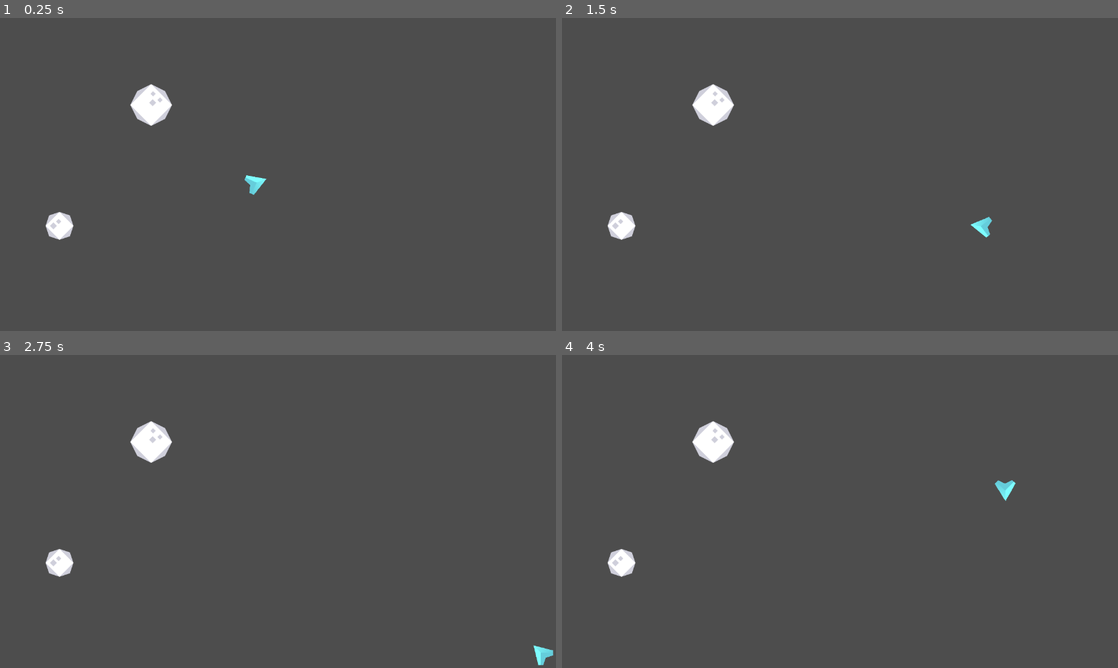
Above: before the commit, frames 1-4 (two rows, left to right).
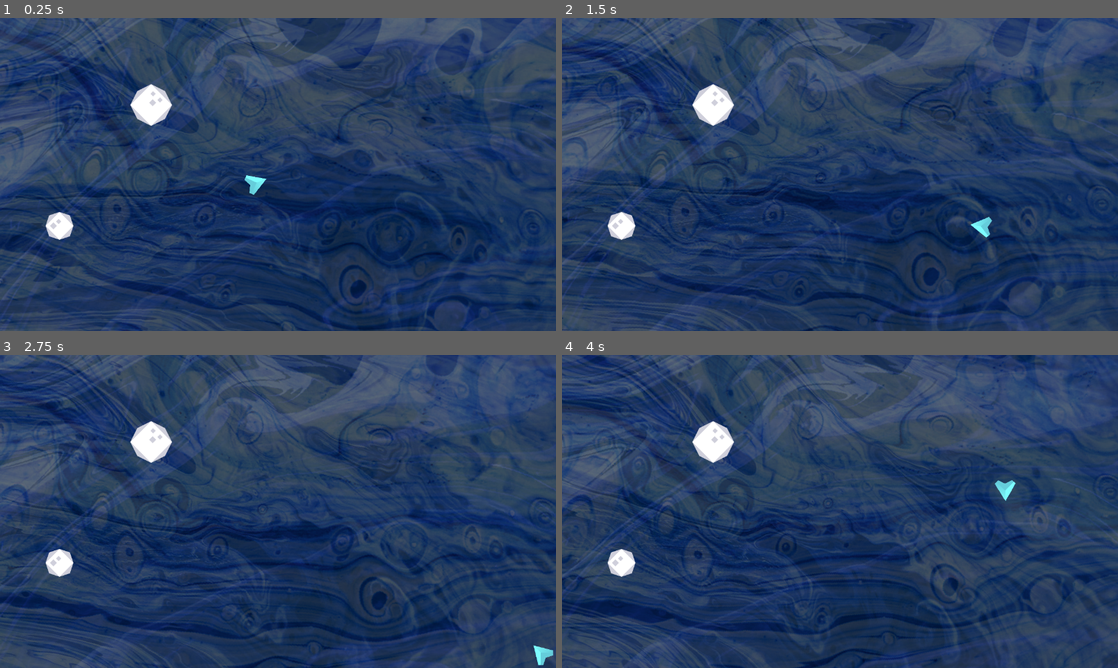
Above: after the commit, the same moments.

Repository: daredakke/sea-life
Game: Godot game, scene res://scenes/main.tscn
The game is run twice, just before and just after one commit, with the same random seed, the same clock (stepped at 60 frames per second) and the same inputs.
Inputs (mouse positions are in pixels of both pictures, inside the frame that each line leads up to):
- Up to frame 1 (0.25 s): no input
- Up to frame 2 (1.5 s): move the mouse to (962, 158) at 0.52 s; hold D (right) 0.53-1.28 s; move the mouse to (728, 190) at 1.27 s; hold S (down) from 1.28 s (still down)
- Up to frame 3 (2.75 s): move the mouse to (333, 442) at 2.02 s; release S (down) at 2.03 s; hold D (right) from 2.03 s (still down)
- Up to frame 4 (4 s): move the mouse to (812, 574) at 2.77 s; release D (right) at 2.78 s; hold W (up) 2.78-3.53 s; move the mouse to (1006, 558) at 3.52 s; hold A (left) from 3.53 s (still down)

The runs differ from the first frame. In frame 1, 93% of the frame differs, in the area x 0-100%, y 0-100%; in frame 2, 93%; in frame 3, 93%; in frame 4, 93%.

Commit message:
Add animated background

Diff:
--- /dev/null
+++ b/scenes/background.tscn
@@ -0,0 +1,28 @@
+[gd_scene load_steps=5 format=3 uid="uid://nj81u3qmrwq7"]
+
+[ext_resource type="Script" path="res://scripts/background.gd" id="1_trky1"]
+[ext_resource type="Texture2D" uid="uid://cnknsc0qqy7bh" path="res://assets/backgrounds/5-indigo.jpg" id="2_wtwqb"]
+[ext_resource type="Texture2D" uid="uid://da4dpwdyuaqr5" path="res://assets/backgrounds/4-seablue.jpg" id="3_ufkm7"]
+[ext_resource type="Texture2D" uid="uid://cx8g5k141dwxh" path="res://assets/backgrounds/3-skyblue.jpg" id="4_46vv8"]
+
+[node name="Background" type="CanvasLayer"]
+layer = -100
+script = ExtResource("1_trky1")
+base_texture = ExtResource("2_wtwqb")
+middle_texture = ExtResource("3_ufkm7")
+top_texture = ExtResource("4_46vv8")
+base_rotation = 2.0
+middle_rotation = 5.0
+top_rotation = -3.0
+
+[node name="Base" type="Sprite2D" parent="."]
+unique_name_in_owner = true
+modulate = Color(0.466667, 0.466667, 0.466667, 1)
+
+[node name="Middle" type="Sprite2D" parent="."]
+unique_name_in_owner = true
+modulate = Color(0.466667, 0.466667, 0.466667, 0.54902)
+
+[node name="Top" type="Sprite2D" parent="."]
+unique_name_in_owner = true
+modulate = Color(0.466667, 0.466667, 0.466667, 0.392157)
--- a/scenes/main.tscn
+++ b/scenes/main.tscn
@@ -1,10 +1,13 @@
-[gd_scene load_steps=4 format=3 uid="uid://dmujgct7j0jq"]
+[gd_scene load_steps=5 format=3 uid="uid://dmujgct7j0jq"]
 
 [ext_resource type="PackedScene" uid="uid://dfwhkhol7mfff" path="res://scenes/player.tscn" id="1_8if2x"]
+[ext_resource type="PackedScene" uid="uid://nj81u3qmrwq7" path="res://scenes/background.tscn" id="1_t8rk7"]
 [ext_resource type="Texture2D" uid="uid://bfm8j33xg83b1" path="res://assets/meteor_small.png" id="2_s25ni"]
 [ext_resource type="Texture2D" uid="uid://iyor7jxj58nl" path="res://assets/meteor_large.png" id="3_hkg0m"]
 
 [node name="Main" type="Node2D"]
+
+[node name="Background" parent="." instance=ExtResource("1_t8rk7")]
 
 [node name="Player" parent="." instance=ExtResource("1_8if2x")]
 position = Vector2(590, 379)
--- /dev/null
+++ b/scripts/background.gd
@@ -0,0 +1,66 @@
+class_name Background
+extends CanvasLayer
+
+@onready var base: Sprite2D = %Base
+@onready var middle: Sprite2D = %Middle
+@onready var top: Sprite2D = %Top
+
+@export_category("Textures")
+@export var base_texture: Texture2D
+@export var middle_texture: Texture2D
+@export var top_texture: Texture2D
+
+@export_category("TextureSize")
+@export var texture_width: int = 2200
+@export var texture_height: int = 2200
+
+@export_category("Rotation")
+@export_range(-250, 250) var base_rotation: float = 10
+@export_range(-250, 250) var middle_rotation: float = 30
+@export_range(-250, 250) var top_rotation: float = -20
+
+
+func _ready() -> void:
+	if base_texture:
+		set_background_sprite(base, base_texture, texture_width, texture_height)
+
+	if middle_texture:
+		set_background_sprite(middle, middle_texture, texture_width, texture_height)
+
+	if top_texture:
+		set_background_sprite(top, top_texture, texture_width, texture_height)
+
+
+func _process(delta: float) -> void:
+	base.rotation_degrees += base_rotation * delta
+	middle.rotation_degrees += middle_rotation * delta
+	top.rotation_degrees += top_rotation * delta
+
+
+func set_background_sprite(
+		sprite: Sprite2D,
+		texture: Texture2D,
+		width: float,
+		height: float
+	) -> void:
+	sprite.texture = texture
+	sprite.scale = scale_sprite(sprite, width, height)
+	centre_sprite(sprite)
+
+
+func centre_sprite(sprite: Sprite2D) -> void:
+	sprite.position.x = get_viewport().size.x * 0.5
+	sprite.position.y = get_viewport().size.y * 0.5
+
+
+func scale_sprite(sprite: Sprite2D, width: float, height: float) -> Vector2:
+	var result: Vector2 = Vector2.ZERO
+
+	result.x = get_scale_factor(sprite.get_rect().size.x, width)
+	result.y = get_scale_factor(sprite.get_rect().size.y, height)
+
+	return result
+
+
+func get_scale_factor(value: float, target: float) -> float:
+	return snappedf(target / value, 0.01)
Binary file added: assets/backgrounds/1-mintgreen.jpg
Not shown, added: assets/backgrounds/1-mintgreen.jpg.import
Binary file added: assets/backgrounds/2-turquoise.jpg
Not shown, added: assets/backgrounds/2-turquoise.jpg.import
Binary file added: assets/backgrounds/3-skyblue.jpg
Not shown, added: assets/backgrounds/3-skyblue.jpg.import
Binary file added: assets/backgrounds/4-seablue.jpg
Not shown, added: assets/backgrounds/4-seablue.jpg.import
Binary file added: assets/backgrounds/5-indigo.jpg
Not shown, added: assets/backgrounds/5-indigo.jpg.import
Binary file added: assets/backgrounds/6-violet.jpg
Not shown, added: assets/backgrounds/6-violet.jpg.import
